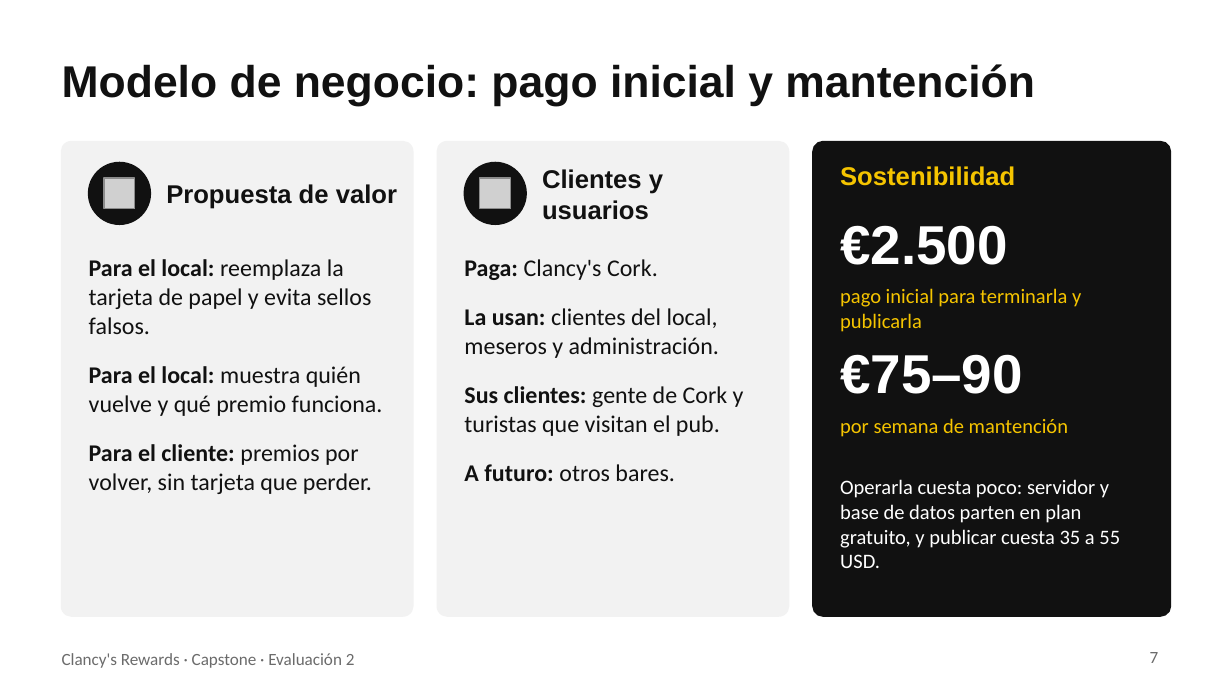
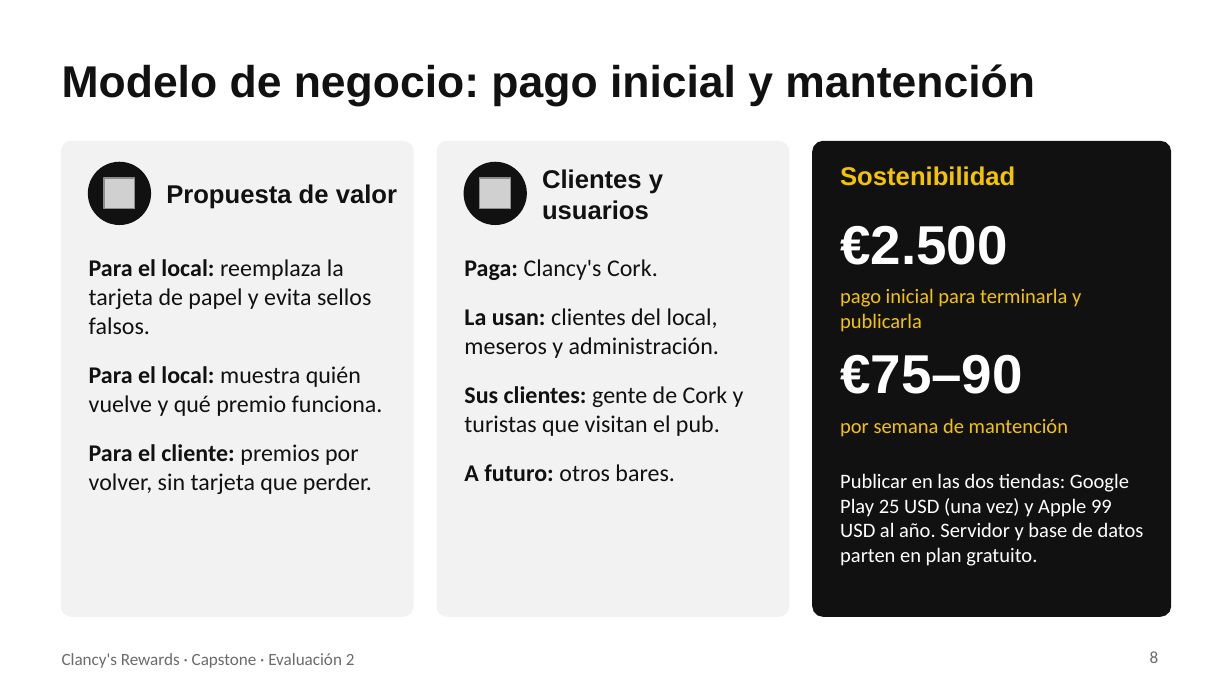
Before and after one commit to 44ndy/clancys-rewards, a slide deck: slide 8 of Fase 2/Evidencias Proyecto/Presentación Proyecto.pptx (slide 7 before the commit). Drawn at 1232x693 pixels with LibreOffice and Linux fonts; fonts in the diff are those of the drawing; grey boxes stand for pictures. Boxes give left, top, right and bottom in pixels: in the first picture for what was removed or moved away, otherwise in the second. Text is boxed around its words. In the diff, an @@ line names an element or a change of style, - is before the commit and + after.

```diff
--- a/Fase 2/Evidencias Proyecto/Presentación Proyecto.pptx
+++ b/Fase 2/Evidencias Proyecto/Presentación Proyecto.pptx
@@ text at (840,473,1144,566): text changed @@
-Operarla cuesta poco: servidor y base de datos parten en plan gratuito, y publicar cuesta 35 a 55 USD.
+Publicar en las dos tiendas: Google Play 25 USD (una vez) y Apple 99 USD al año. Servidor y base de datos parten en plan gratuito.
@@ page number at (1150,651,1159,663): text changed @@
-7
+8
```
Also in this commit, not shown: 2 other slides changed, 1 slide added, 1 other file.
